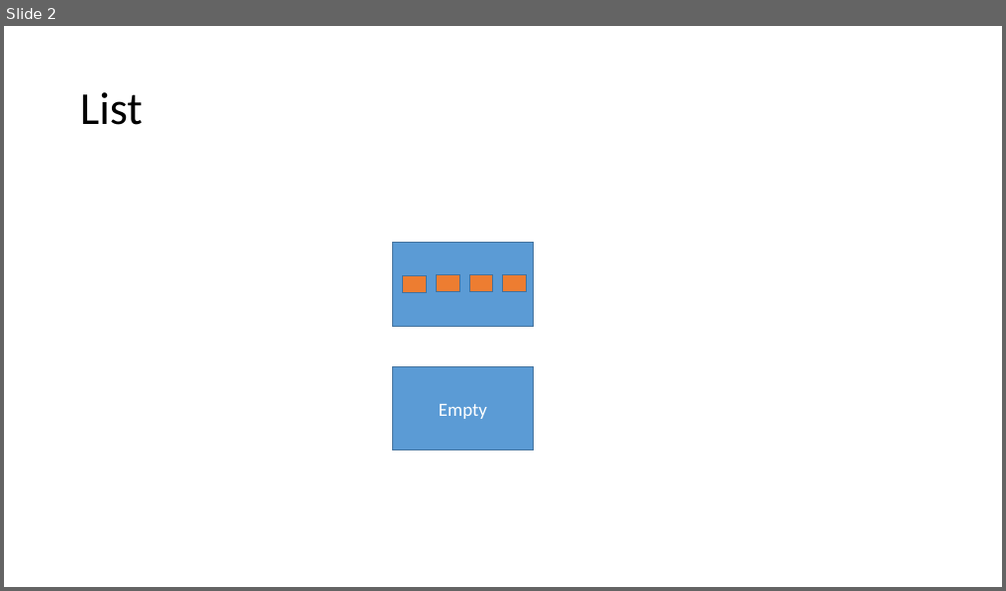
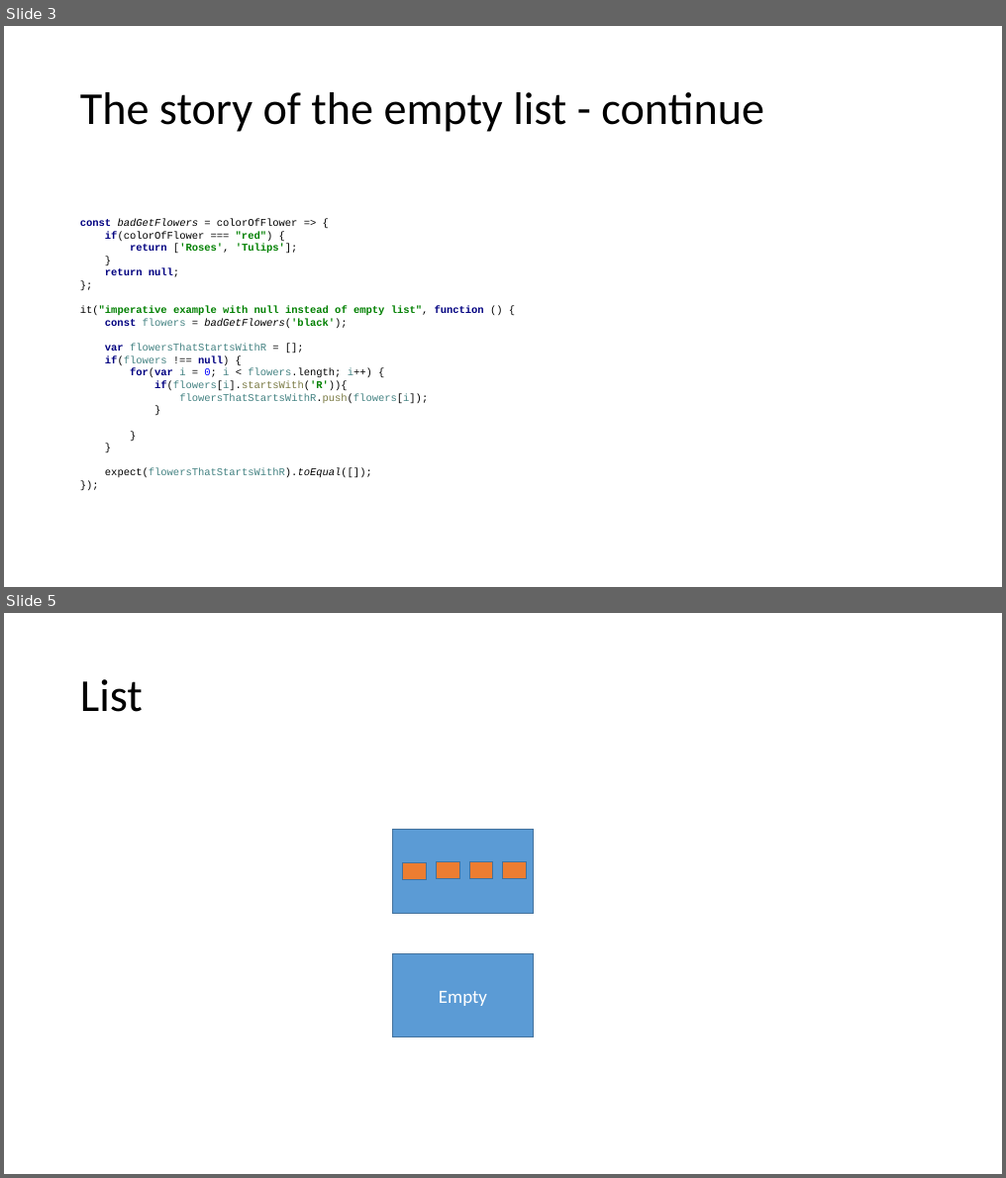
Before and after one commit to morotsman/lecture_functional_programming, a slide deck: lodash/List.pptx. Shown one above the other, each under a label of ours: slide 2 before the commit, slides 3 and 5 after it; the slides between them are not shown. The pictures are 1006x591 and 1006x1178 pixels, drawn with LibreOffice and Linux fonts; fonts in the diff are those of the drawing. Boxes give left, top, right and bottom in pixels: in the first picture for what was removed or moved away, otherwise in the second. Text is boxed around its words. In the diff, an @@ line names an element or a change of style, - is before the commit and + after.

```diff
--- a/lodash/List.pptx
+++ b/lodash/List.pptx
@@ slide 3 added at bbox=[4, 26, 1002, 587], background #FFFFFF @@
@@ title added at bbox=[80, 92, 764, 132], 44 pt, text #000000 @@
+The story of the empty list - continue
@@ text added at bbox=[80, 219, 484, 478], 10 pt, text #000000 @@
+const badGetFlowers = colorOfFlower => {
+if(colorOfFlower === "red") {
+return ['Roses', 'Tulips'];
+}
+return null;
+};
+it("imperative example with null instead of empty list", function () {
+const flowers = badGetFlowers('black');
+var flowersThatStartsWithR = [];
+if(flowers !== null) {
+for(var i = 0; i < flowers.length; i++) {
+if(flowers[i].startsWith('R')){
+flowersThatStartsWithR.push(flowers[i]);
+}
+}
+}
+expect(flowersThatStartsWithR).toEqual([]);
+});
@@ what was slide 2 is now slide 5 @@
```
Also in this commit, not shown: 2 slides changed, 4 other slides added, 2 other files.
